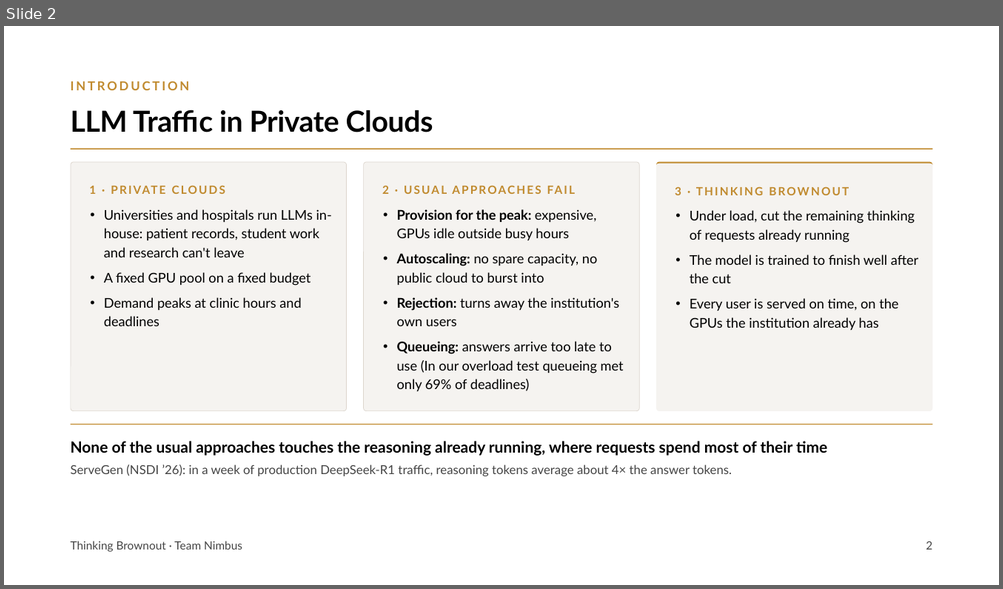
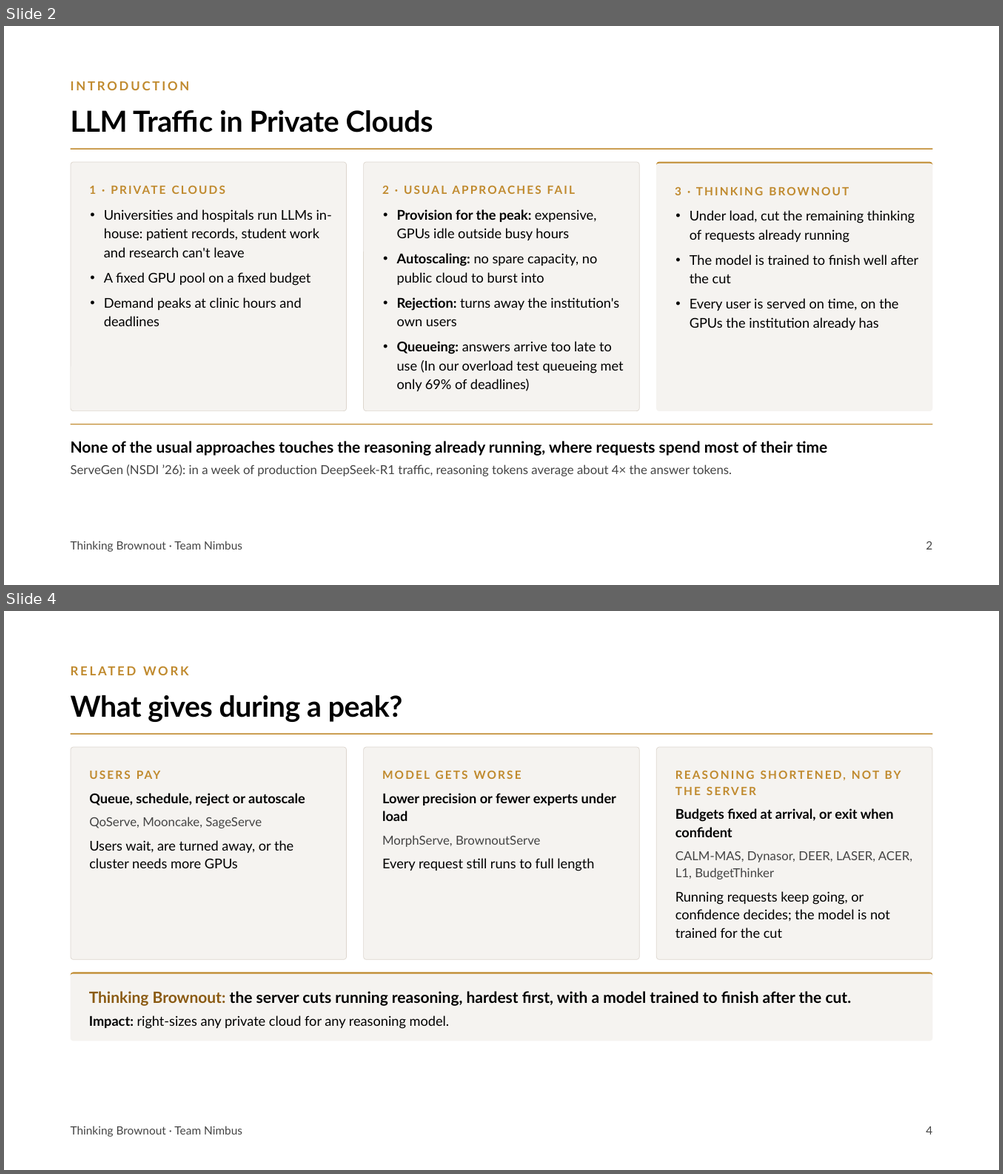
Before and after one commit to pyangyu/team1_nimbus_copy, a slide deck: Symposium Slides.pptx. Shown one above the other, each under a label of ours: slide 2 before the commit, slides 2 and 4 after it; the slides between them are not shown. The pictures are 1003x589 and 1003x1174 pixels, drawn with LibreOffice and Linux fonts; fonts in the diff are those of the drawing. Boxes give left, top, right and bottom in pixels: in the first picture for what was removed or moved away, otherwise in the second. Text is boxed around its words. In the diff, an @@ line names an element or a change of style, - is before the commit and + after.

Commit message:
Symposium Slides: related work with private-cluster column, alternative related-work slide

```diff
--- a/Symposium Slides.pptx
+++ b/Symposium Slides.pptx
@@ slide 4 added at (4, 611, 999, 1170), background #FFFFFF @@
@@ text added at (71, 661, 959, 681), 12 pt, text #C08A2E, bold @@
+RELATED WORK
@@ title added at (71, 695, 403, 722), 28 pt, text #000000, bold @@
+What gives during a peak?
@@ line added from (71, 734) to (932, 734), #C08A2E 1 pt @@
@@ rounded rectangle added at (71, 748, 347, 960), fill #F5F3F0, outline #DDD6CE 0.5 pt @@
@@ rounded rectangle added at (364, 748, 640, 960), fill #F5F3F0, outline #DDD6CE 0.5 pt @@
@@ rounded rectangle added at (656, 748, 932, 960), fill #F5F3F0, outline #DDD6CE 0.5 pt @@
@@ text added at (136, 771, 161, 779), 11 pt, text #C08A2E, bold @@
+USERS PAY
@@ text added at (382, 770, 521, 779), 11 pt, text #C08A2E, bold @@
+MODEL GETS WORSE
@@ text added at (675, 770, 901, 795), 11 pt, text #C08A2E, bold @@
+REASONING SHORTENED, NOT BY THE SERVER
@@ text added at (89, 793, 305, 806), 13 pt, text #000000, bold @@
+Queue, schedule, reject or autoscale
@@ text added at (382, 793, 616, 821), 13 pt, text #000000, bold @@
+Lower precision or fewer experts under load
@@ text added at (675, 809, 893, 837), 13 pt, text #000000, bold @@
+Budgets fixed at arrival, or exit when confident
@@ text added at (89, 817, 262, 829), 12 pt, text #444444 @@
+QoServe, Mooncake, SageServe
@@ text added at (89, 840, 293, 869), 13 pt, text #000000 @@
+Users wait, are turned away, or the cluster needs more GPUs
@@ text added at (382, 835, 540, 847), 12 pt, text #444444 @@
+MorphServe, BrownoutServe
@@ text added at (675, 851, 912, 880), 12 pt, text #444444 @@
+CALM-MAS, Dynasor, DEER, LASER, ACER, L1, BudgetThinker
@@ text added at (382, 858, 594, 871), 13 pt, text #000000 @@
+Every request still runs to full length
@@ text added at (675, 891, 890, 938), 13 pt, text #000000 @@
+Running requests keep going, or confidence decides; the model is not trained for the cut
@@ rounded rectangle added at (71, 973, 933, 1042), fill #F5F3F0 @@
@@ freeform shape added at (71, 973, 933, 1042), fill #C08A2E @@
@@ text added at (89, 991, 851, 1006), 15 pt, text #000000, bold @@
+Thinking Brownout: the server cuts running reasoning, hardest first, with a model trained to finish after the cut.
@@ text added at (89, 1016, 449, 1029), 13 pt, text #000000 @@
+Impact: right-sizes any private cloud for any reasoning model.
@@ text added at (71, 1126, 242, 1137), 11 pt, text #444444 @@
+Thinking Brownout · Team Nimbus
@@ text added at (925, 1127, 932, 1135), 11 pt, text #444444 @@
+4
```
Also in this commit, not shown: 11 slides changed.
